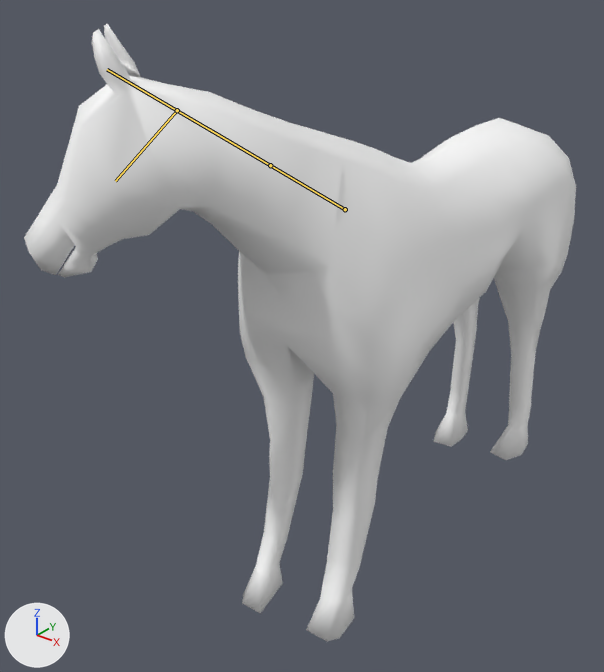
Before and after pictures for a commit that changed the glTF model Contents/mods/HorseMod/common/media/anims_X/Horse/Horse_Eat_Mounted.glb.
Before and after are seen from a 50 mm lens placed at (0.829, -1.445, 1.252), pointed at (-0.131, -0.246, 0.509). The lights are fixed; the arrows at lower left show +X, +Y and +Z. Both versions are drawn at frame 124 of the action 'Horse_Eat_Mounted'; the numbers are the values there. The bones that change are drawn over the model as lines.

In view in the first picture: 'GEO-Horse'.
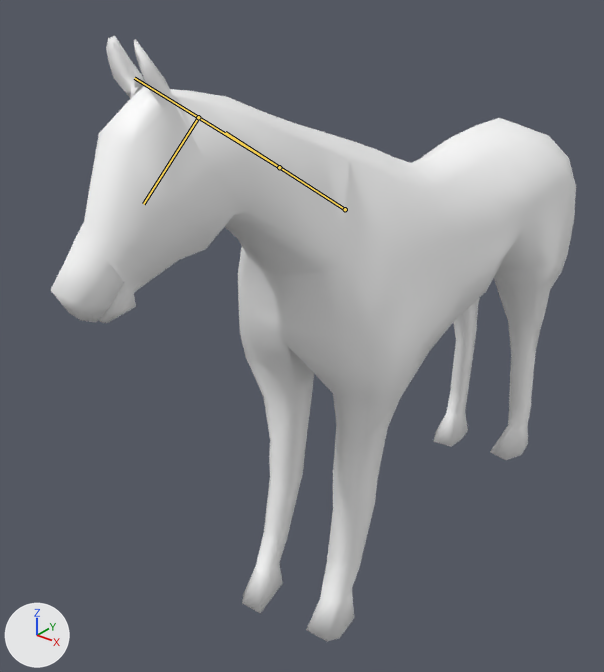
Location of each change, (x1, y1, x2, y2) in pixels of the pictures (604 x 672 px):
'GEO-Horse', posed
    before: (24, 24, 576, 642)
    after: (51, 36, 576, 642)
bone 'DEF_Neck1', root to tip
    before: (345, 209) to (209, 129)
    after: (345, 209) to (225, 132)
bone 'DEF_Neck2', root to tip
    before: (270, 165) to (107, 69)
    after: (279, 167) to (134, 78)
bone 'DEF_Head', root to tip
    before: (177, 110) to (115, 181)
    after: (198, 117) to (143, 204)

The edits, one by one:
Bone 'DEF_Neck1' (bone_def_neck1) turns from (-14, 1, -4) to (-14, 5, 0) degrees about its own x, y and z.
Bone 'DEF_Neck2' (bone_def_neck2) turns from (9, -12, -22) to (6, -7, -11) degrees about its own x, y and z.
Bone 'DEF_Head' (bone_def_head) turns from (-1, 14, -18) to (-1, 4, -5) degrees about its own x, y and z.
